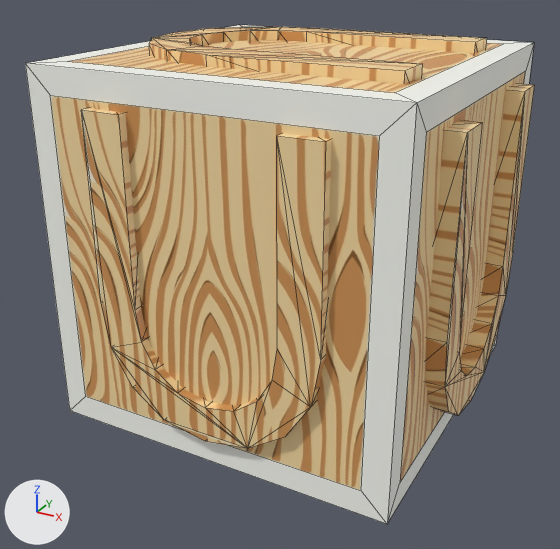
Two versions of the FBX model Assets/Models/Block U.fbx, one commit apart.
The view is the same before and after, from a 50 mm camera at (0.98, -1.902, 1.792) aimed at (-0.02, -0.085, 0.883). Lighting does not change. The marker at lower left points along +X, +Y and +Z. Mesh edges are drawn as thin lines. Where no turn or scale is listed for an object, it has been applied to the vertices.

In view in the first picture: 'Box', 'FRONT', 'RIGHT', 'TOP'.
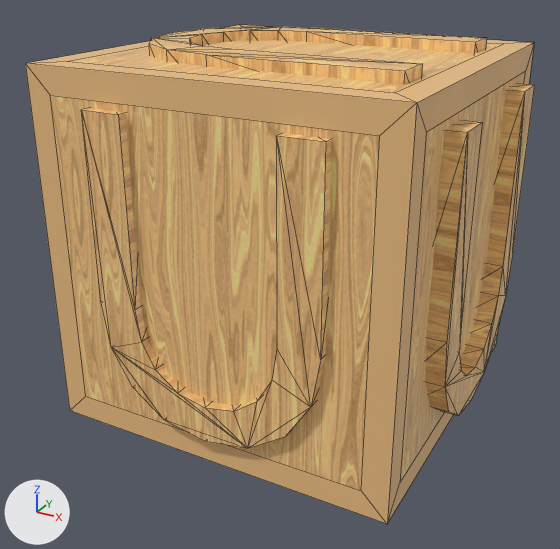
What differs and where, as boxes (x1, y1, x2, y2) in the pictures (560 x 549 px):
'FRONT', recoloured (beige to orange)
    both: (82, 108, 332, 448)
part 1 of me_box_mesh, recoloured (beige to orange)
    both: (50, 40, 526, 491)
part 2 of me_box_mesh, recoloured (grey to brown)
    both: (25, 25, 534, 524)

The change, as a diff of the scene's bpy script:
```diff
--- a/Assets/Models/Block U.fbx.py
+++ b/Assets/Models/Block U.fbx.py
@@ img_wood_png @@
+img_wood_png = load_image('wood.png', '_unpacked/wood.png', 512, 512, 'sRGB')
@@ mat_letter_bordermaterial @@
+mat_letter_bordermaterial = principled_material('letter-borderMaterial')
+mat_letter_bordermaterial.texture = img_wood_png  # with its transparency
+mat_letter_bordermaterial.roughness = 0.453
@@ mat_blockmaterial @@
+mat_blockmaterial = principled_material('blockMaterial')
+mat_blockmaterial.texture = img_wood_png  # with its transparency
+mat_blockmaterial.roughness = 0.453
@@ me_box_mesh @@
 me_box_mesh.from_pydata(...)  # 32 vertices, 30 faces; spans x -0.5..0.5, y -0.5..0.5, z -0.5..0.5
 # used by ob_box; location = (0.0, 0.0, 1.003)
+# me_box_mesh part 1: all 6 faces that had it switch from mat_woodmaterial (picture img_wood_jpg) to mat_blockmaterial (picture img_wood_png)
+# me_box_mesh part 2: all 24 faces that had it switch from mat_edgewoodmaterial (picture img_wood_jpg) to mat_letter_bordermaterial (picture img_wood_png)
@@ me_front_mesh @@
 me_front_mesh.from_pydata(...)  # 44 vertices, 84 faces; spans x 0.0..0.637, y -0.1..0.0, z -0.02..0.81
-me_front_mesh.materials.append(mat_edgewoodmaterial)  # picture img_wood_jpg
+me_front_mesh.materials.append(mat_letter_bordermaterial)  # picture img_wood_png
```
